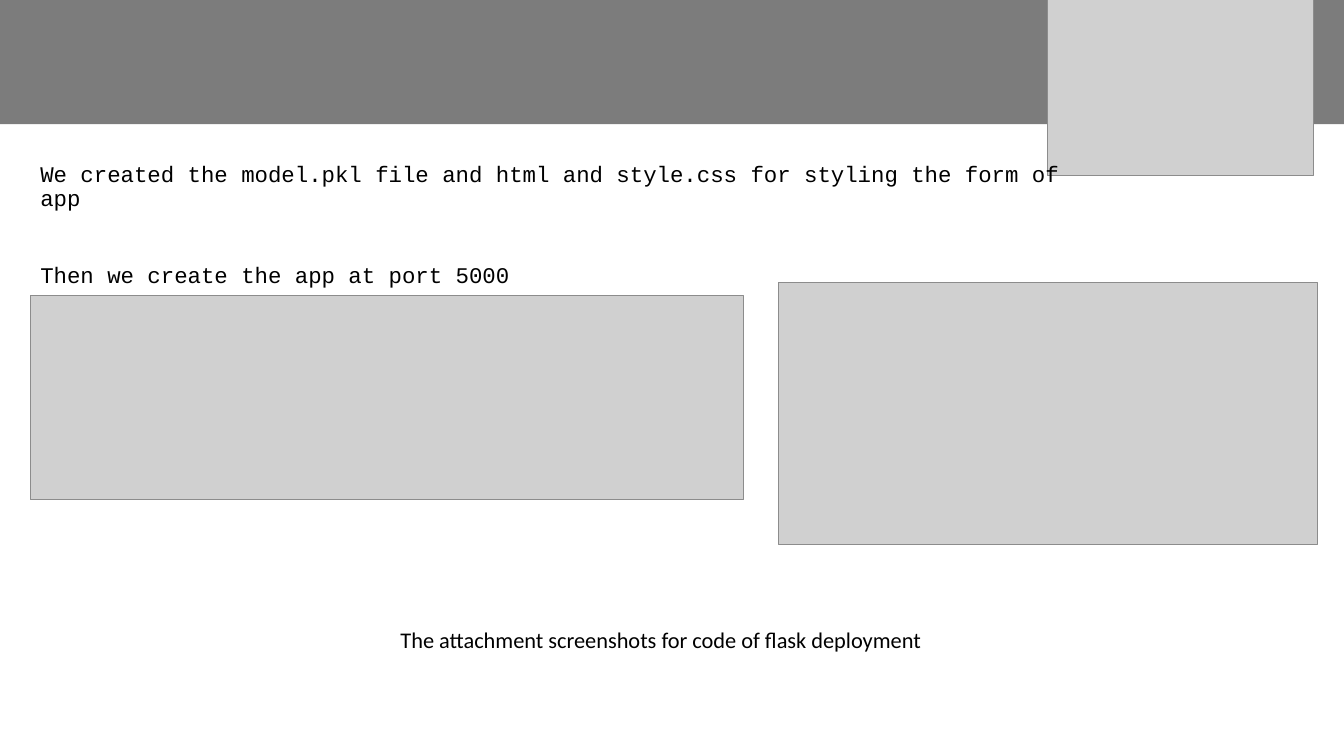
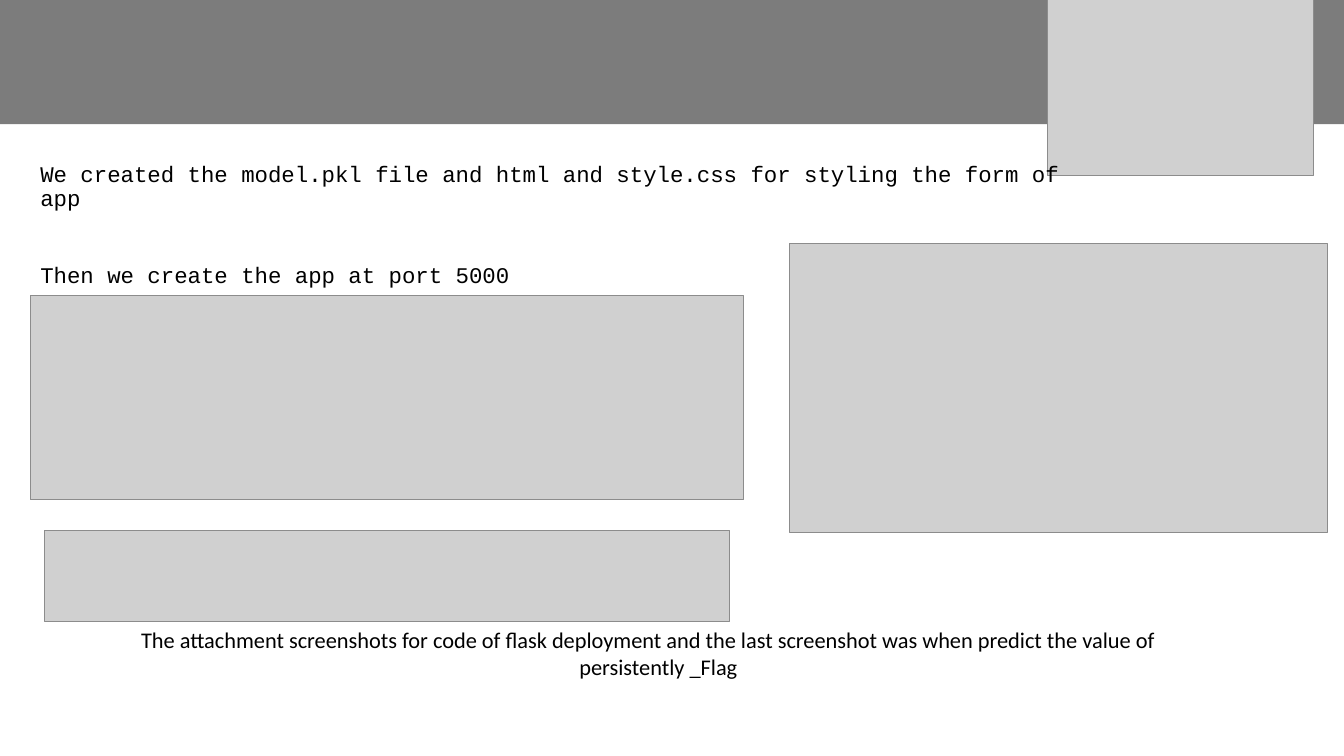
Before and after one commit to Mariamali2001/Data_Glacier_virtual_internship, a slide deck: slide 21 of Week13/Final Report.pptx. Drawn at 1344x756 pixels with LibreOffice and Linux fonts; fonts in the diff are those of the drawing; grey boxes stand for pictures. Boxes give left, top, right and bottom in pixels: in the first picture for what was removed or moved away, otherwise in the second. Text is boxed around its words. In the diff, an @@ line names an element or a change of style, - is before the commit and + after.

Commit message:
Deployment Flask done + Final Report

```diff
--- a/Week13/Final Report.pptx
+++ b/Week13/Final Report.pptx
@@ picture: place and size @@
-picture at (778,282,1318,544)
+picture at (790,244,1328,533)
@@ picture added at (44,530,729,622) @@
@@ text at (141,632,1155,679): text changed @@
-The attachment screenshots for code of flask deployment
+The attachment screenshots for code of flask deployment and the last screenshot was when predict the value of
+persistently _Flag
```
Also in this commit, not shown: 5 other files.
